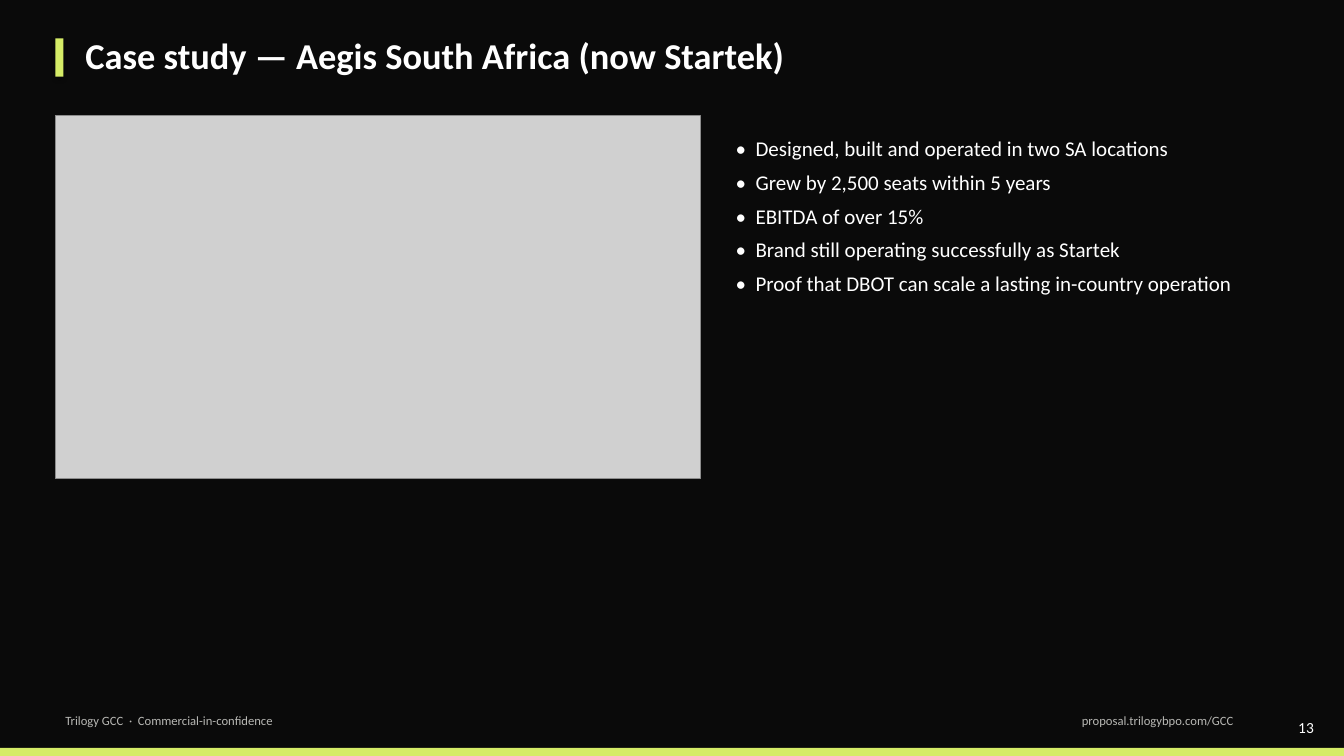
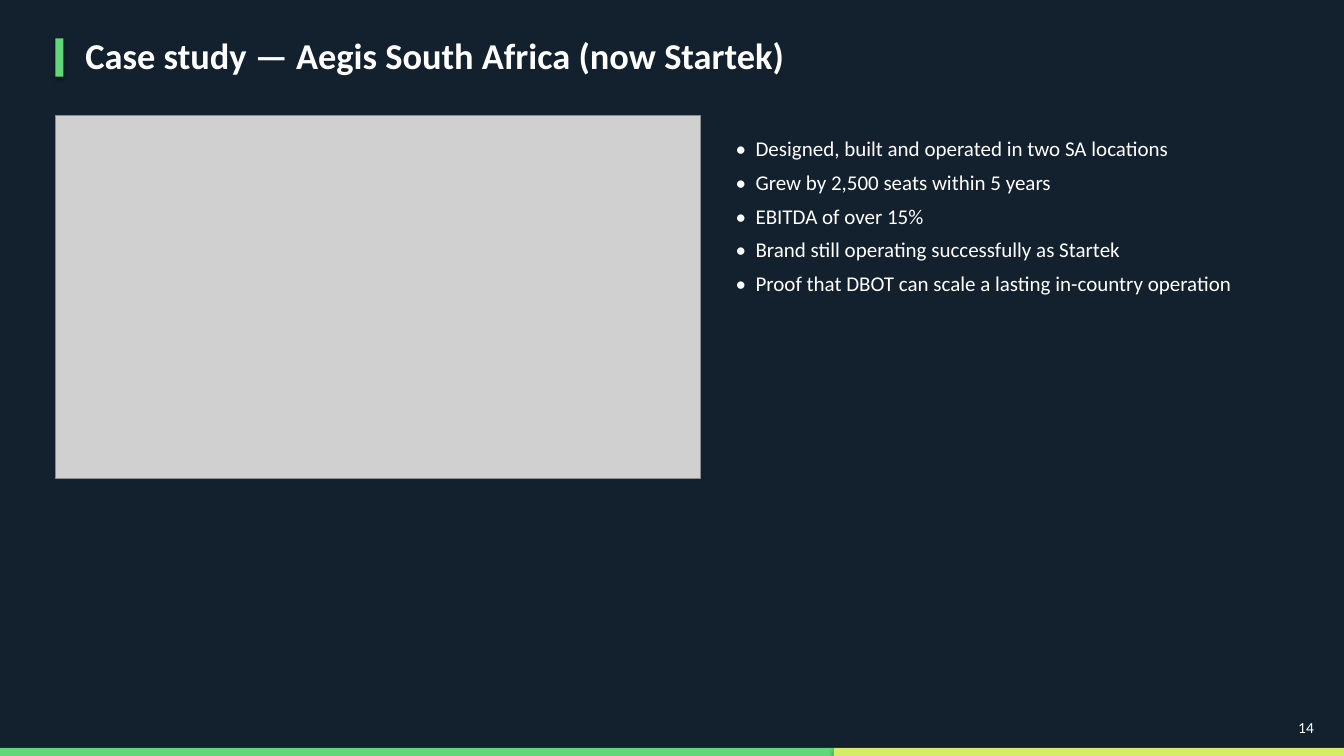
Before and after one commit to thegreatcornolio/Trilogy-RFP, a slide deck: slide 14 of GCC/Trilogy-GCC-Overview.pptx (slide 13 before the commit). Drawn at 1344x756 pixels with LibreOffice and Linux fonts; fonts in the diff are those of the drawing; grey boxes stand for pictures. Boxes give left, top, right and bottom in pixels: in the first picture for what was removed or moved away, otherwise in the second. Text is boxed around its words. In the diff, an @@ line names an element or a change of style, - is before the commit and + after.

```diff
--- a/GCC/Trilogy-GCC-Overview.pptx
+++ b/GCC/Trilogy-GCC-Overview.pptx
@@ rectangle at (0, 0, 1344, 756): fill #0A0A0A to #13202E @@
@@ rectangle at (55, 38, 64, 77): fill #D5EC67 to #61D779 @@
@@ text removed at (65, 716, 273, 727) @@
-Trilogy GCC · Commercial-in-confidence
@@ text removed at (1082, 716, 1233, 727) @@
-proposal.trilogybpo.com/GCC
@@ rectangle added at (0, 748, 834, 756), fill #61D779 @@
@@ rectangle: place and size @@
-rectangle at (0, 748, 1344, 756)
+rectangle at (834, 748, 1344, 756)
@@ text at (1298, 723, 1314, 733): text changed @@
-13
+14
```
Also in this commit, not shown: 15 other slides changed, 1 slide added, 9 other files.
